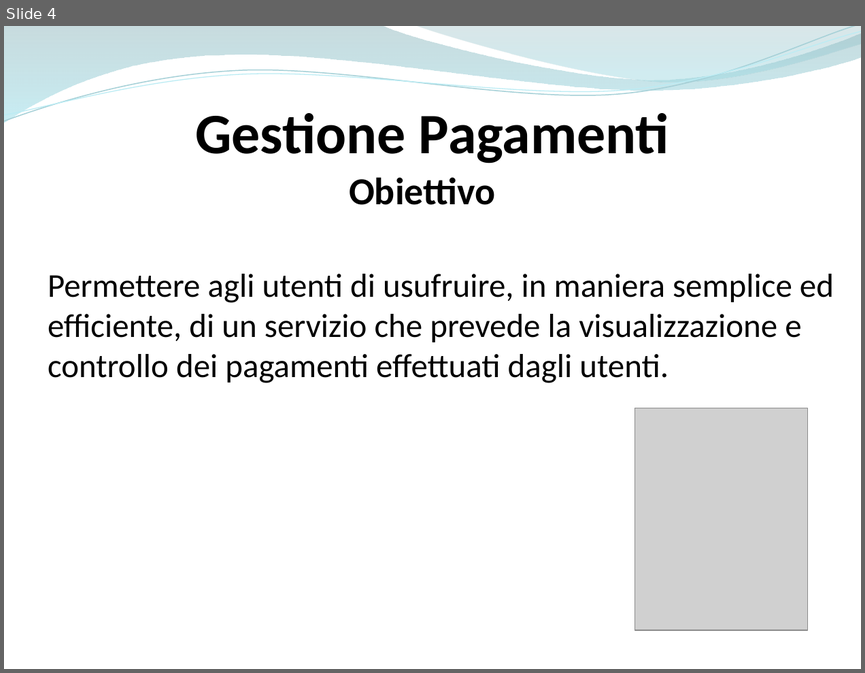
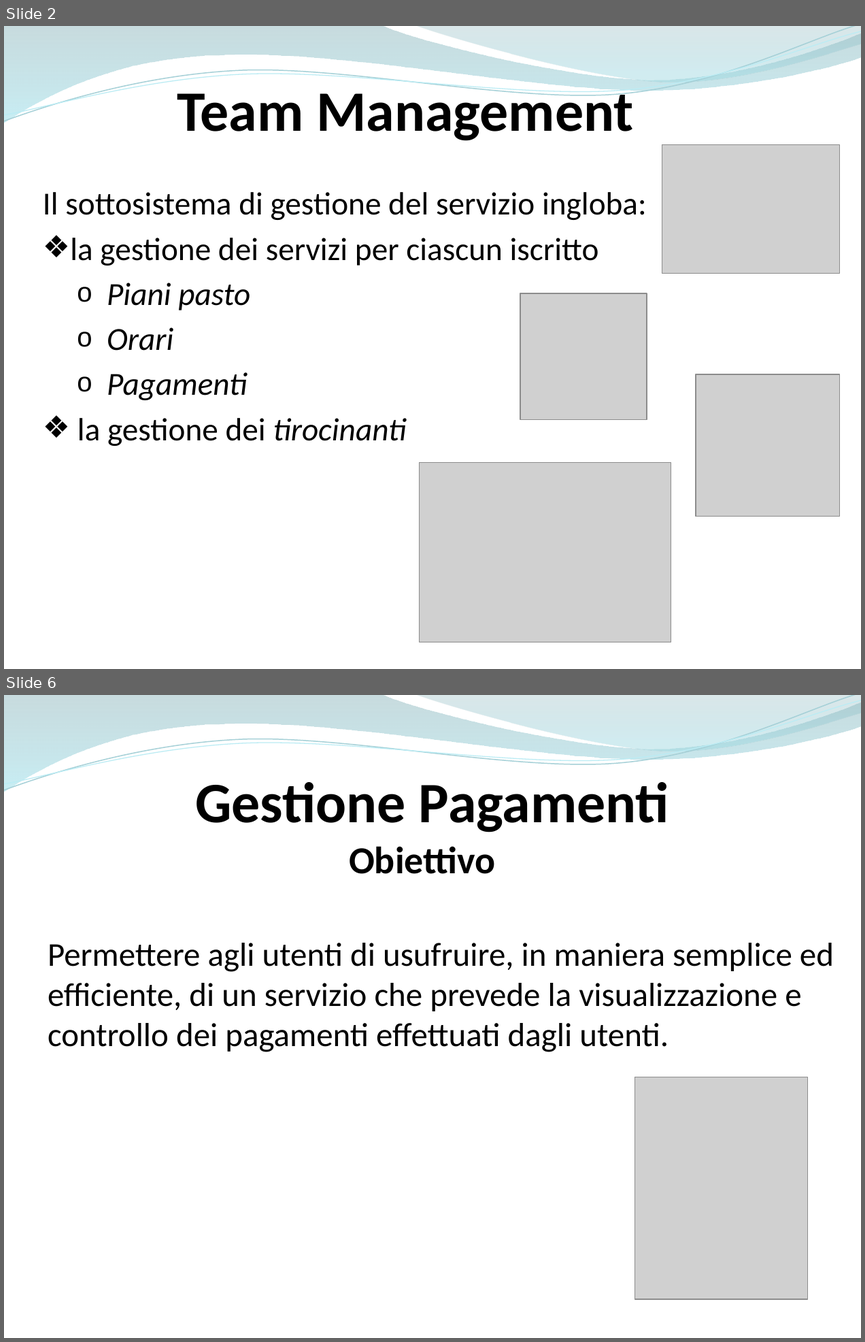
Before and after one commit to ammirate/at-silo, a slide deck: Presentazione/Atsilo2/Atsilo_M_PresentazioneFinale.pptx. Shown one above the other, each under a label of ours: slide 4 before the commit, slides 2 and 6 after it; the slides between them are not shown. The pictures are 865x673 and 865x1342 pixels, drawn with LibreOffice and Linux fonts; fonts in the diff are those of the drawing; grey boxes stand for pictures. Boxes give left, top, right and bottom in pixels: in the first picture for what was removed or moved away, otherwise in the second. Text is boxed around its words. In the diff, an @@ line names an element or a change of style, - is before the commit and + after.

```diff
--- a/Presentazione/Atsilo2/Atsilo_M_PresentazioneFinale.pptx
+++ b/Presentazione/Atsilo2/Atsilo_M_PresentazioneFinale.pptx
@@ slide 2 added at (x1=4, y1=26, x2=861, y2=669), background #FFFFFF; not listed: 4 template elements that a slide beside it also shows @@
@@ title added at (x1=177, y1=83, x2=634, y2=141), 48 pt, text #000000, bold @@
+Team Management
@@ picture added at (x1=662, y1=145, x2=839, y2=274) @@
@@ text added at (x1=43, y1=192, x2=647, y2=446), 27 pt, text #000000 @@
+Il sottosistema di gestione del servizio ingloba:
+❖ la gestione dei servizi per ciascun iscritto
+  o Piani pasto
+  o Orari
+  o Pagamenti
+❖ la gestione dei tirocinanti
@@ picture added at (x1=520, y1=293, x2=647, y2=419) @@
@@ picture added at (x1=696, y1=374, x2=839, y2=515) @@
@@ picture added at (x1=419, y1=462, x2=670, y2=642) @@
@@ what was slide 4 is now slide 6 @@
```
Also in this commit, not shown: 11 slides changed, 21 other slides added, 1 slide removed.
